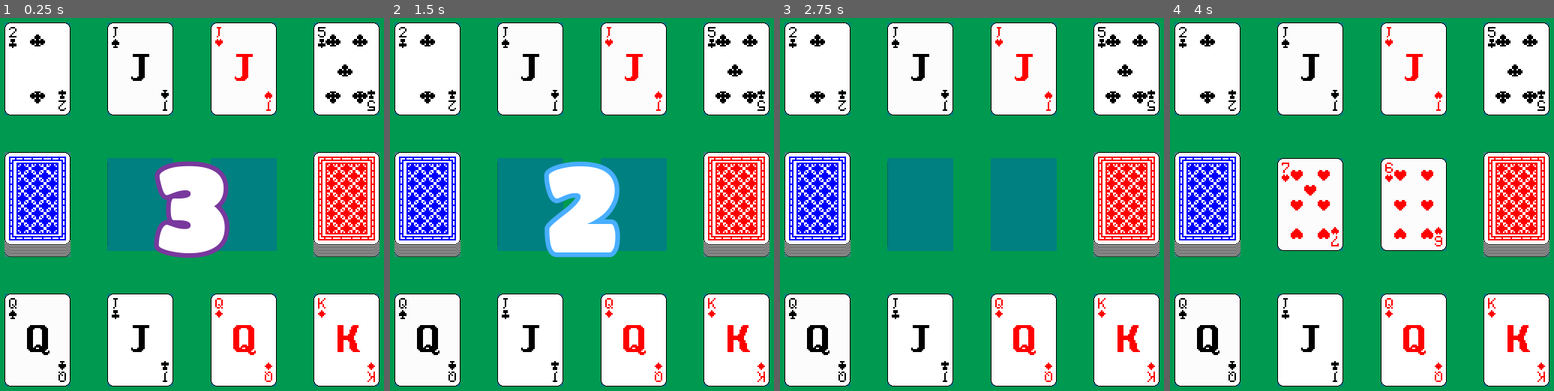
Above: before the commit, frames 1-4 (left to right).
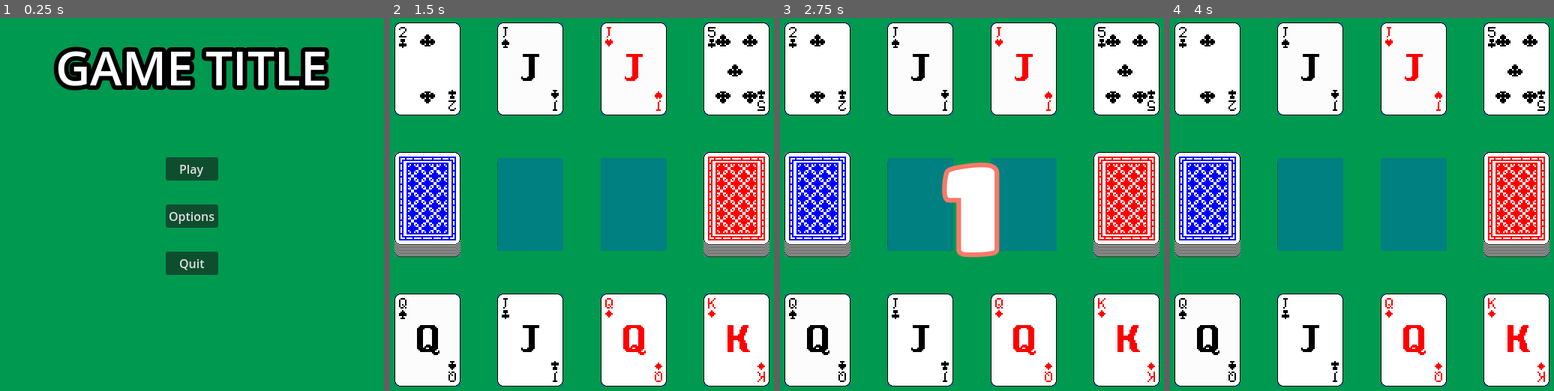
Above: after the commit, the same moments.

Repository: batako/Speed-on-Godot
Game: Godot game, scene res://scenes/menu/main/main_menu.tscn
Same seed, same stepped clock (60 frames per second), same inputs: the game is played once before the commit and once after it. Before the commit the project starts from res://scenes/game_play.tscn.
Inputs (mouse positions are in pixels of both pictures, inside the frame that each line leads up to):
- Up to frame 1 (0.25 s): no input
- Up to frame 2 (1.5 s): click (582, 167) at 0.5 s, where only the run after the commit has a clickable "Play"; move the mouse to (428, 204) at 1.27 s; click (428, 204) at 1.42 s
- Up to frame 3 (2.75 s): tap Enter at 2 s; move the mouse to (818, 338) at 2.02 s; click (818, 338) at 2.17 s
- Up to frame 4 (4 s): move the mouse to (1312, 338) at 2.77 s; click (1312, 338) at 2.92 s; move the mouse to (1411, 338) at 3.52 s; click (1411, 338) at 3.67 s

The runs differ from the first frame. In frame 1, 57% of the frame differs, in the area x 1-99%, y 1-99%; in frame 2, 4.4%; in frame 3, 3.1%; in frame 4, 8.5%.

Commit message:
メニューのオプションのグラフィック設定機能追加

Diff:
--- a/project.godot
+++ b/project.godot
@@ -11,7 +11,7 @@
 [application]
 
 config/name="Speed-on-Godot"
-run/main_scene="res://scenes/game_play.tscn"
+run/main_scene="res://scenes/menu/main/main_menu.tscn"
 config/features=PackedStringArray("4.2", "Forward Plus")
 config/icon="res://assets/images/icon.svg"
 
--- a/scenes/menu/options/options_menu.tscn
+++ b/scenes/menu/options/options_menu.tscn
@@ -1,9 +1,11 @@
-[gd_scene load_steps=3 format=3 uid="uid://xpxoediubkgv"]
+[gd_scene load_steps=4 format=3 uid="uid://xpxoediubkgv"]
 
 [ext_resource type="Script" path="res://scenes/menu/options/options_menu.gd" id="1_vmxj7"]
+[ext_resource type="PackedScene" uid="uid://wgd2j7mywrto" path="res://scenes/menu/settings_tab_container/settings_tab_container.tscn" id="2_blsqc"]
 
 [sub_resource type="SystemFont" id="SystemFont_kwdmj"]
 font_names = PackedStringArray("Impact")
+subpixel_positioning = 0
 
 [node name="OptionsMenu" type="Control"]
 layout_mode = 3
@@ -39,7 +41,11 @@
 horizontal_alignment = 1
 vertical_alignment = 1
 
+[node name="SettingsTabContainer" parent="MarginContainer/VBoxContainer" instance=ExtResource("2_blsqc")]
+layout_mode = 2
+size_flags_vertical = 3
+
 [node name="Back" type="Button" parent="MarginContainer/VBoxContainer"]
 layout_mode = 2
-size_flags_vertical = 10
+size_flags_vertical = 8
 text = "Back"
--- /dev/null
+++ b/scenes/menu/options/resolution_mode_button.gd
@@ -0,0 +1,25 @@
+extends Control
+
+
+@onready var option_button: OptionButton = $HBoxContainer/OptionButton
+
+const RESOLUTION_DICTIONARY: Dictionary = {
+	"600 x 600": Vector2i(600, 600),
+	"1152 x 648": Vector2i(1152, 648),
+	"1280 x 720": Vector2i(1280, 720),
+	"1920 x 1080": Vector2i(1920, 1080),
+}
+
+
+func _ready() -> void:
+	option_button.item_selected.connect(_on_resolution_selected)
+	add_window_mode_items()
+
+
+func add_window_mode_items() -> void:
+	for resolution_size_text in RESOLUTION_DICTIONARY:
+		option_button.add_item(resolution_size_text)
+
+
+func _on_resolution_selected(index: int) -> void:
+	DisplayServer.window_set_size(RESOLUTION_DICTIONARY.values()[index])
--- /dev/null
+++ b/scenes/menu/options/resolution_mode_button.tscn
@@ -0,0 +1,32 @@
+[gd_scene load_steps=2 format=3 uid="uid://b7ksdyddxjgay"]
+
+[ext_resource type="Script" path="res://scenes/menu/options/resolution_mode_button.gd" id="1_vu3hv"]
+
+[node name="ResolutionModeButton" type="Control"]
+layout_mode = 3
+anchors_preset = 15
+anchor_right = 1.0
+anchor_bottom = 1.0
+grow_horizontal = 2
+grow_vertical = 2
+script = ExtResource("1_vu3hv")
+
+[node name="HBoxContainer" type="HBoxContainer" parent="."]
+layout_mode = 1
+offset_right = 544.0
+offset_bottom = 64.0
+theme_override_constants/separation = 30
+alignment = 1
+
+[node name="Label" type="Label" parent="HBoxContainer"]
+custom_minimum_size = Vector2(240, 2.08165e-12)
+layout_mode = 2
+theme_override_font_sizes/font_size = 32
+text = "Resolution"
+
+[node name="VSeparator" type="VSeparator" parent="HBoxContainer"]
+layout_mode = 2
+
+[node name="OptionButton" type="OptionButton" parent="HBoxContainer"]
+custom_minimum_size = Vector2(240, 64)
+layout_mode = 2
--- /dev/null
+++ b/scenes/menu/options/window_mode_button.gd
@@ -0,0 +1,37 @@
+extends Control
+
+
+@onready var option_button: OptionButton = $HBoxContainer/OptionButton
+
+const WINDOW_ARRAY: Array[String] = [
+	"Full-Screen",
+	"Window Mode",
+	"Borderless Window",
+	"Borderless Full-Screen"
+]
+
+
+func _ready() -> void:
+	option_button.item_selected.connect(_on_window_mode_selected)
+	add_window_mode_items()
+
+
+func add_window_mode_items() -> void:
+	for window_mode in WINDOW_ARRAY:
+		option_button.add_item(window_mode)
+
+
+func _on_window_mode_selected(index: int) -> void:
+	match index:
+		0: # Full-Screen
+			DisplayServer.window_set_mode(DisplayServer.WINDOW_MODE_FULLSCREEN)
+			DisplayServer.window_set_flag(DisplayServer.WINDOW_FLAG_BORDERLESS, false)
+		1: # Window Mode
+			DisplayServer.window_set_mode(DisplayServer.WINDOW_MODE_WINDOWED)
+			DisplayServer.window_set_flag(DisplayServer.WINDOW_FLAG_BORDERLESS, false)
+		2: # Borderless Window
+			DisplayServer.window_set_mode(DisplayServer.WINDOW_MODE_WINDOWED)
+			DisplayServer.window_set_flag(DisplayServer.WINDOW_FLAG_BORDERLESS, true)
+		3: # Borderless Full-Screen
+			DisplayServer.window_set_mode(DisplayServer.WINDOW_MODE_FULLSCREEN)
+			DisplayServer.window_set_flag(DisplayServer.WINDOW_FLAG_BORDERLESS, true)
--- /dev/null
+++ b/scenes/menu/options/window_mode_button.tscn
@@ -0,0 +1,32 @@
+[gd_scene load_steps=2 format=3 uid="uid://dq75ok2heqdpb"]
+
+[ext_resource type="Script" path="res://scenes/menu/options/window_mode_button.gd" id="1_1nkif"]
+
+[node name="WindowModeButton" type="Control"]
+layout_mode = 3
+anchors_preset = 15
+anchor_right = 1.0
+anchor_bottom = 1.0
+grow_horizontal = 2
+grow_vertical = 2
+script = ExtResource("1_1nkif")
+
+[node name="HBoxContainer" type="HBoxContainer" parent="."]
+layout_mode = 0
+offset_right = 40.0
+offset_bottom = 40.0
+theme_override_constants/separation = 30
+alignment = 1
+
+[node name="Label" type="Label" parent="HBoxContainer"]
+custom_minimum_size = Vector2(240, 2.08165e-12)
+layout_mode = 2
+theme_override_font_sizes/font_size = 32
+text = "Window Mode"
+
+[node name="VSeparator" type="VSeparator" parent="HBoxContainer"]
+layout_mode = 2
+
+[node name="OptionButton" type="OptionButton" parent="HBoxContainer"]
+custom_minimum_size = Vector2(240, 64)
+layout_mode = 2
--- /dev/null
+++ b/scenes/menu/settings_tab_container/settings_tab_container.tscn
@@ -0,0 +1,172 @@
+[gd_scene load_steps=3 format=3 uid="uid://wgd2j7mywrto"]
+
+[ext_resource type="PackedScene" uid="uid://dq75ok2heqdpb" path="res://scenes/menu/options/window_mode_button.tscn" id="1_0jhtj"]
+[ext_resource type="PackedScene" uid="uid://b7ksdyddxjgay" path="res://scenes/menu/options/resolution_mode_button.tscn" id="2_upofe"]
+
+[node name="SettingsTabContainer" type="Control"]
+layout_mode = 3
+anchors_preset = 15
+anchor_right = 1.0
+anchor_bottom = 1.0
+grow_horizontal = 2
+grow_vertical = 2
+
+[node name="TabContainer" type="TabContainer" parent="."]
+layout_mode = 1
+anchors_preset = -1
+anchor_right = 1.0
+anchor_bottom = 1.0
+offset_top = 10.0
+offset_bottom = -10.0
+grow_horizontal = 2
+grow_vertical = 2
+tab_alignment = 1
+current_tab = 1
+
+[node name="Sound" type="TabBar" parent="TabContainer"]
+visible = false
+layout_mode = 2
+
+[node name="MarginContainer" type="MarginContainer" parent="TabContainer/Sound"]
+layout_mode = 1
+anchors_preset = 15
+anchor_right = 1.0
+anchor_bottom = 1.0
+grow_horizontal = 2
+grow_vertical = 2
+theme_override_constants/margin_left = 24
+theme_override_constants/margin_top = 24
+theme_override_constants/margin_right = 24
+theme_override_constants/margin_bottom = 24
+
+[node name="VBoxContainer" type="VBoxContainer" parent="TabContainer/Sound/MarginContainer"]
+layout_mode = 2
+theme_override_constants/separation = 64
+
+[node name="Label" type="Label" parent="TabContainer/Sound/MarginContainer/VBoxContainer"]
+layout_mode = 2
+text = "S1"
+
+[node name="Label2" type="Label" parent="TabContainer/Sound/MarginContainer/VBoxContainer"]
+layout_mode = 2
+text = "S2"
+
+[node name="Label3" type="Label" parent="TabContainer/Sound/MarginContainer/VBoxContainer"]
+layout_mode = 2
+text = "S3"
+
+[node name="Label4" type="Label" parent="TabContainer/Sound/MarginContainer/VBoxContainer"]
+layout_mode = 2
+text = "S4"
+
+[node name="Label5" type="Label" parent="TabContainer/Sound/MarginContainer/VBoxContainer"]
+layout_mode = 2
+text = "S5"
+
+[node name="Graphics" type="TabBar" parent="TabContainer"]
+layout_mode = 2
+
+[node name="MarginContainer" type="MarginContainer" parent="TabContainer/Graphics"]
+layout_mode = 1
+anchors_preset = 15
+anchor_right = 1.0
+anchor_bottom = 1.0
+grow_horizontal = 2
+grow_vertical = 2
+theme_override_constants/margin_left = 24
+theme_override_constants/margin_top = 24
+theme_override_constants/margin_right = 24
+theme_override_constants/margin_bottom = 24
+
+[node name="ScrollContainer" type="ScrollContainer" parent="TabContainer/Graphics/MarginContainer"]
+layout_mode = 2
+
+[node name="VBoxContainer" type="VBoxContainer" parent="TabContainer/Graphics/MarginContainer/ScrollContainer"]
+layout_mode = 2
+theme_override_constants/separation = 128
+
+[node name="WindowModeButton" parent="TabContainer/Graphics/MarginContainer/ScrollContainer/VBoxContainer" instance=ExtResource("1_0jhtj")]
+layout_mode = 2
+
+[node name="ResolutionModeButton" parent="TabContainer/Graphics/MarginContainer/ScrollContainer/VBoxContainer" instance=ExtResource("2_upofe")]
+layout_mode = 2
+
+[node name="Controls" type="TabBar" parent="TabContainer"]
+visible = false
+layout_mode = 2
+
+[node name="MarginContainer" type="MarginContainer" parent="TabContainer/Controls"]
+layout_mode = 1
+anchors_preset = 15
+anchor_right = 1.0
+anchor_bottom = 1.0
+grow_horizontal = 2
+grow_vertical = 2
+theme_override_constants/margin_left = 24
+theme_override_constants/margin_top = 24
+theme_override_constants/margin_right = 24
+theme_override_constants/margin_bottom = 24
+
+[node name="VBoxContainer" type="VBoxContainer" parent="TabContainer/Controls/MarginContainer"]
+layout_mode = 2
+theme_override_constants/separation = 64
+
+[node name="Label" type="Label" parent="TabContainer/Controls/MarginContainer/VBoxContainer"]
+layout_mode = 2
+text = "C1"
+
+[node name="Label2" type="Label" parent="TabContainer/Controls/MarginContainer/VBoxContainer"]
+layout_mode = 2
+text = "C2"
+
+[node name="Label3" type="Label" parent="TabContainer/Controls/MarginContainer/VBoxContainer"]
+layout_mode = 2
+text = "C3"
+
+[node name="Label4" type="Label" parent="TabContainer/Controls/MarginContainer/VBoxContainer"]
+layout_mode = 2
+text = "C4"
+
+[node name="Label5" type="Label" parent="TabContainer/Controls/MarginContainer/VBoxContainer"]
+layout_mode = 2
+text = "C5"
+
+[node name="Accessibility" type="TabBar" parent="TabContainer"]
+visible = false
+layout_mode = 2
+
+[node name="MarginContainer" type="MarginContainer" parent="TabContainer/Accessibility"]
+layout_mode = 1
+anchors_preset = 15
+anchor_right = 1.0
+anchor_bottom = 1.0
+grow_horizontal = 2
+grow_vertical = 2
+theme_override_constants/margin_left = 24
+theme_override_constants/margin_top = 24
+theme_override_constants/margin_right = 24
+theme_override_constants/margin_bottom = 24
+
+[node name="VBoxContainer" type="VBoxContainer" parent="TabContainer/Accessibility/MarginContainer"]
+layout_mode = 2
+theme_override_constants/separation = 64
+
+[node name="Label" type="Label" parent="TabContainer/Accessibility/MarginContainer/VBoxContainer"]
+layout_mode = 2
+text = "A1"
+
+[node name="Label2" type="Label" parent="TabContainer/Accessibility/MarginContainer/VBoxContainer"]
+layout_mode = 2
+text = "A2"
+
+[node name="Label3" type="Label" parent="TabContainer/Accessibility/MarginContainer/VBoxContainer"]
+layout_mode = 2
+text = "A3"
+
+[node name="Label4" type="Label" parent="TabContainer/Accessibility/MarginContainer/VBoxContainer"]
+layout_mode = 2
+text = "A4"
+
+[node name="Label5" type="Label" parent="TabContainer/Accessibility/MarginContainer/VBoxContainer"]
+layout_mode = 2
+text = "A5"
